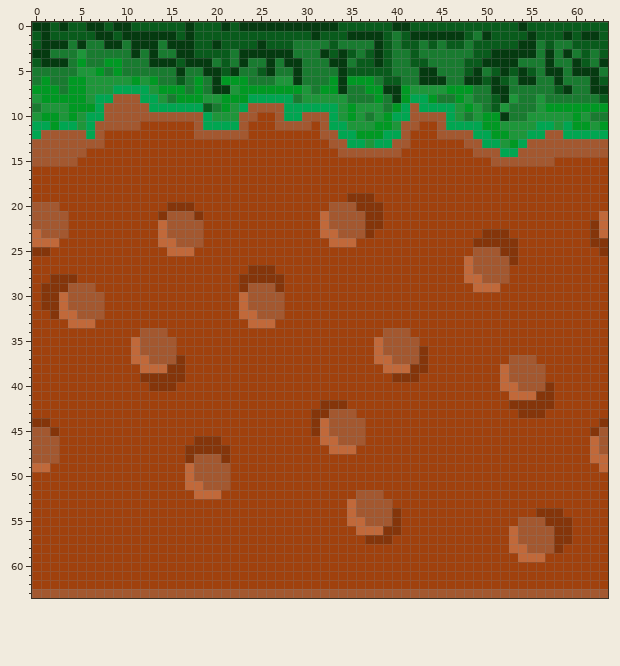
Edited in one commit: pixel-art sprite (Colab4.0/sprites/spr_wall/layers/be3b7d45-2d30-4e41-870a-26429e8ee270/bf29cba5-2371-400a-808e-2b9390df5416.png). This is how it looked before the edit.
The file is 64x64 pixels.
Once edited:
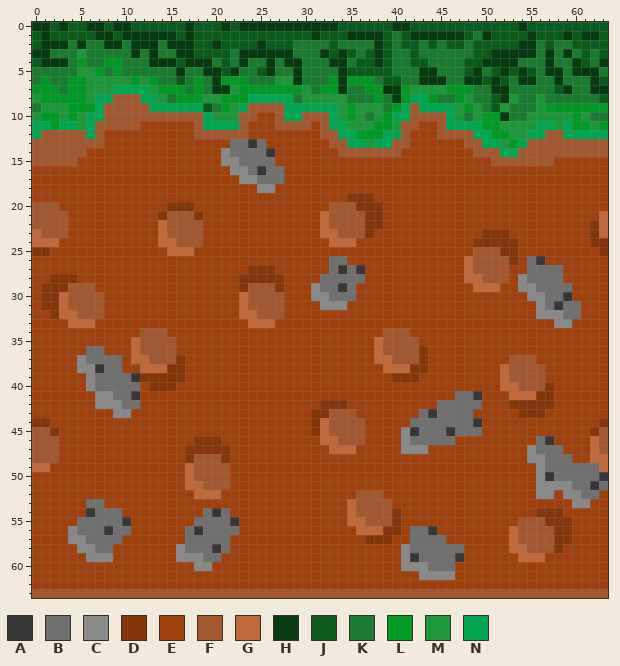
Palette (. is transparent): A #363636  B #707070  C #898989  D #84350a  E #a0410d  F #a35830  G #c1693a  H #053a10  J #095b1c  K #197b30  L #009923  M #1e963a  N #00a651
Changes in this commit:
y 13: x 22..25 EEEE -> BBAB
y 14: x 21..26 EEEEEE -> CBBBBA
y 15: x 21..26 EEEEEE -> CCBBBB
y 16: x 22..27 EEEEEE -> CCBABB
y 17: x 23..27 EEEEE -> CCBBB
y 18: x 25..26 EE -> CC
y 26: x 33..34 EE -> BB; x 55..56 EE -> BA
y 27: x 33..36 EEEE -> BABA; x 55..58 EEEE -> BBBB
y 28: x 32..36 EEEEE -> BBBBB; x 54..58 EEEEE -> CBBBB
y 29: x 31..35 EEEEE -> CBBAB; x 54..59 EEEEEE -> CCBBBB
y 30: x 31..35 EEEEE -> CCBBB; x 55..59 EEEEE -> CCBBA
y 31: x 32..34 EEE -> CCC; x 56..60 EEEEE -> CBABB
y 32: x 56..60 EEEEE -> CCCBB
y 33: x 58..59 EE -> CC
y 36: x 6..7 EE -> BB
y 37: x 5..9 EEEEE -> CBBBB
y 38: x 5..9 EEEEE -> CCABB
y 39: x 6..11 EEEEEE -> CBBBBA
y 40: x 6..11 EEEEEE -> CBBBBB
y 41: x 7..11 EEEEE -> CCBBA; x 47..49 EEE -> BBA
y 42: x 7..11 EEEEE -> CCCBB; x 45..49 EEEEE -> BBBBB
y 43: x 9..10 EE -> CC; x 43..48 EEEEEE -> BABBBB
y 44: x 42..49 EEEEEEEE -> BBBBBBBA
y 45: x 41..49 EEEEEEEEE -> CABBBABBB
y 46: x 41..46 EEEEEE -> CBBBBB; x 56..57 EE -> BA
y 47: x 41..43 EEE -> CCC; x 55..58 EEEE -> CBBB
y 48: x 55..59 EEEEE -> CCBBB
y 49: x 56..62 EEEEEEE -> CBBBBBB
y 50: x 56..63 EEEEEEEE -> CABBBBBA
y 51: x 56..63 EEEEEEEE -> CCCCBBAB
y 52: x 56..57 EE -> CC; x 59..62 EEEE -> CCBB
y 53: x 6..7 EE -> BB; x 60..61 EE -> CC
y 54: x 6..9 EEEE -> ABBB; x 19..21 EEE -> BAB
y 55: x 5..10 EEEEEE -> BBBBBA; x 18..22 EEEEE -> BBBBA
y 56: x 4..10 EEEEEEE -> CBBBABB; x 17..22 EEEEEE -> BABBBB; x 42..44 EEE -> BBA
y 57: x 4..9 EEEEEE -> CCBBBB; x 17..21 EEEEE -> BBBBB; x 42..45 EEEE -> BBBB
y 58: x 5..8 EEEE -> CCBB; x 16..21 EEEEEE -> CBBBAB; x 41..47 EEEEEEE -> CBBBBBB
y 59: x 6..8 EEE -> CCC; x 16..20 EEEEE -> CCCBB; x 41..47 EEEEEEE -> CABBBBA
y 60: x 18..19 EE -> CC; x 41..46 EEEEEE -> CCCBBB
y 61: x 43..46 EEEE -> CCCC
